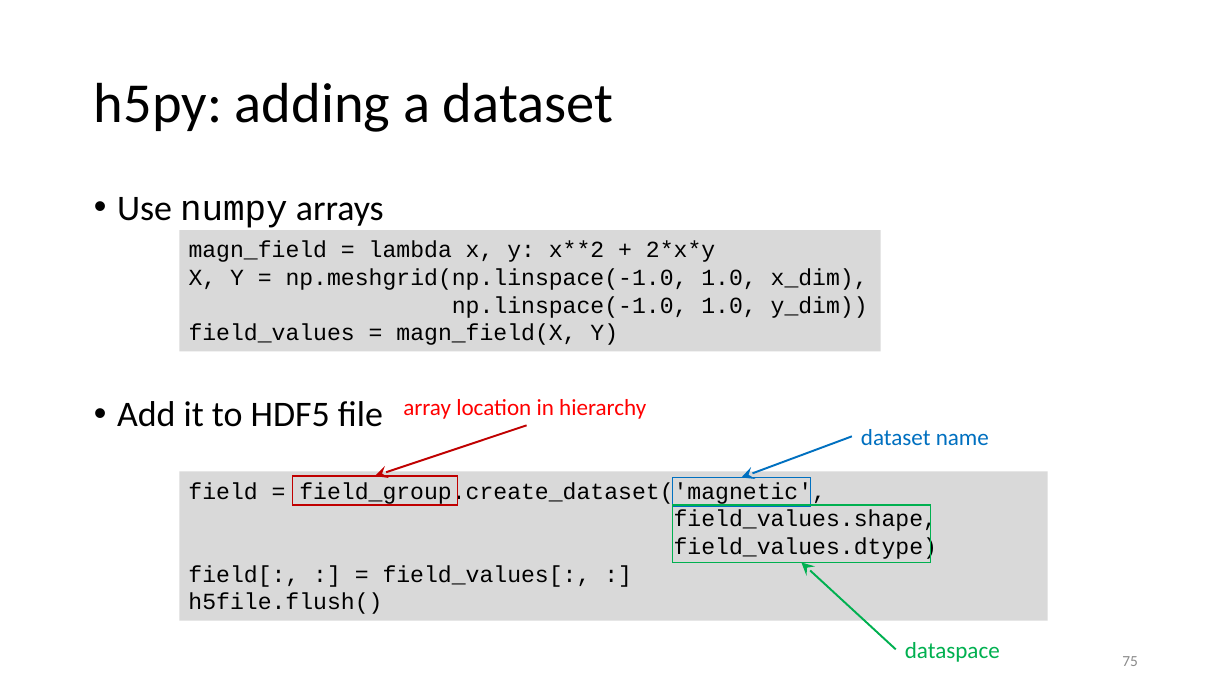
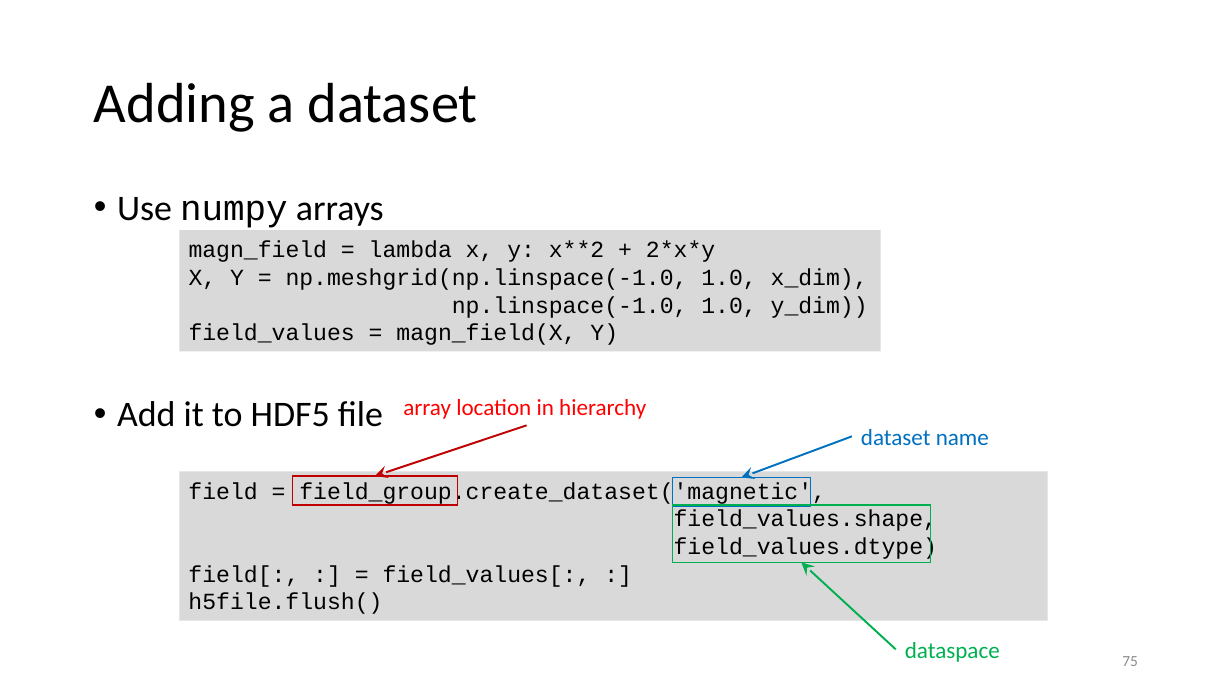
Before and after one commit to gjbex/Scientific-Python, a slide deck: slide 75 of scientific_python.pptx. Drawn at 1232x693 pixels with LibreOffice and Linux fonts; fonts in the diff are those of the drawing. Boxes give left, top, right and bottom in pixels: in the first picture for what was removed or moved away, otherwise in the second. Text is boxed around its words. In the diff, an @@ line names an element or a change of style, - is before the commit and + after.

```diff
--- a/scientific_python.pptx
+++ b/scientific_python.pptx
@@ title at (x1=94, y1=82, x2=478, y2=132): text changed @@
-h5py: adding a dataset
+Adding a dataset
```
Also in this commit, not shown: 7 other slides changed, 10 slides removed, 14 other files.
